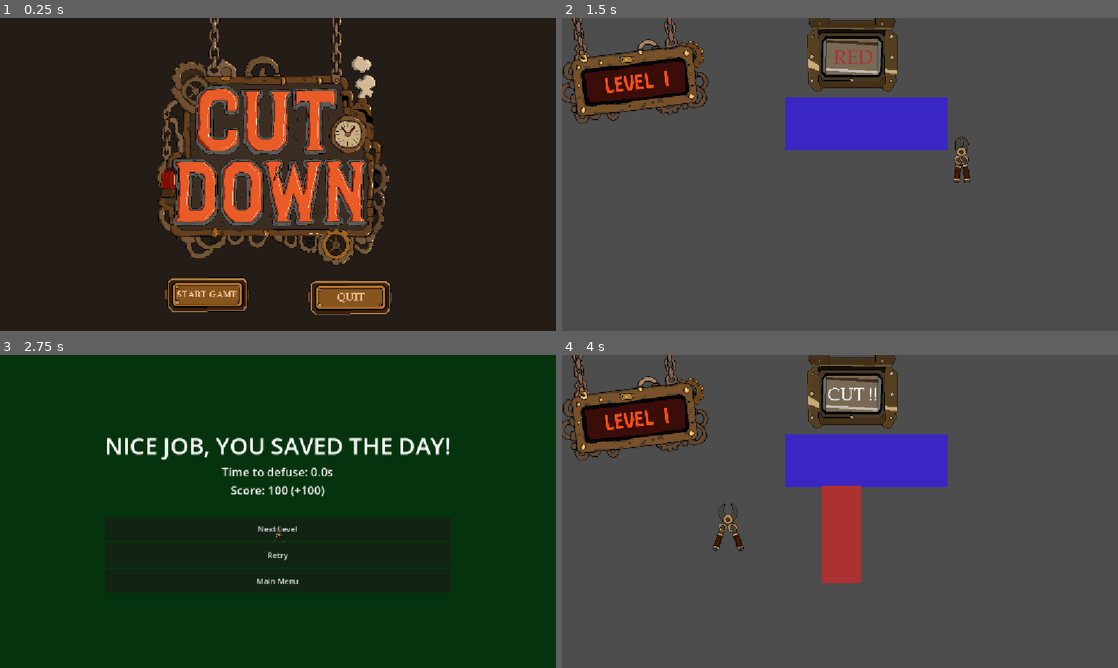
Above: before the commit, frames 1-4 (two rows, left to right).
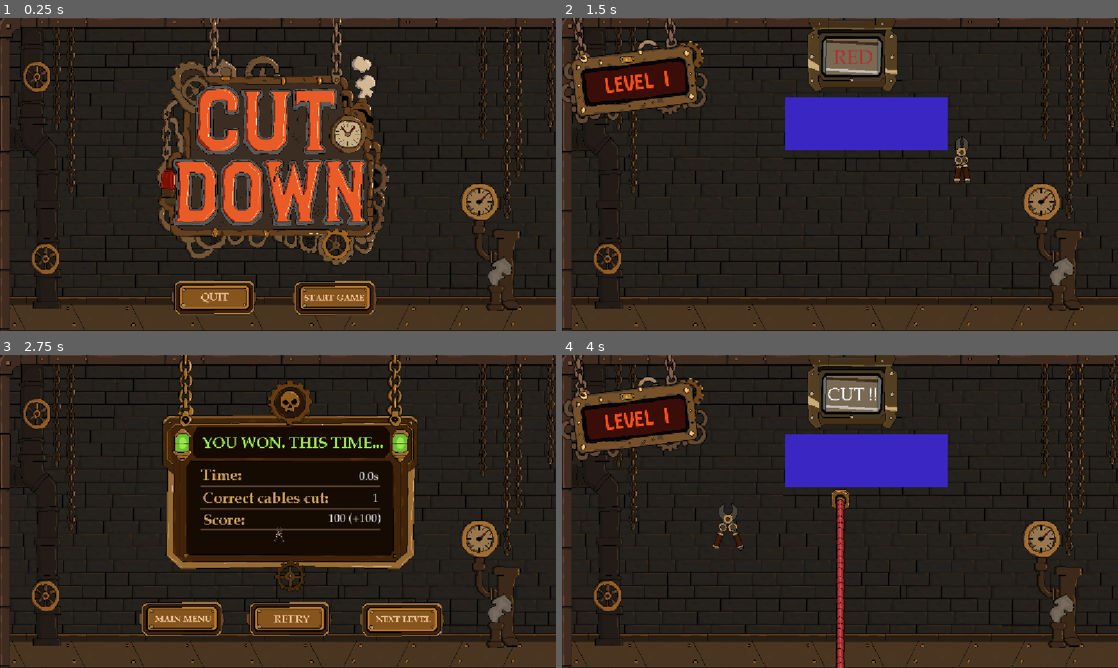
Above: after the commit, the same moments.

Repository: Coleim/cut_down_gmtk_2026
Game: Godot game, scene res://scenes/main_menu/MainMenu.tscn
Two runs of this game, one before a commit and one after it. Both use one fixed random seed, a clock stepped at 60 frames per second and the inputs below.
Inputs (mouse positions are in pixels of both pictures, inside the frame that each line leads up to; where the layout moved, square brackets give the same spot in the first picture):
- Up to frame 1 (0.25 s): no input
- Up to frame 2 (1.5 s): click (895, 299) [767, 296] at 0.5 s; tap Enter at 1.25 s; move the mouse to (962, 158) at 1.27 s; click (962, 158) at 1.42 s
- Up to frame 3 (2.75 s): click (278, 533) at 2.02 s
- Up to frame 4 (4 s): click (862, 621) [840, 555] at 2.75 s; tap Space at 3.5 s; move the mouse to (728, 527) at 3.52 s; click (728, 527) at 3.67 s

The runs differ from the first frame. In frame 1, 18% of the frame differs, in the area x 0-100%, y 0-100%; in frame 2, 86%; in frame 3, 93%; in frame 4, 86%.

Commit message:
Add cut cubles game manager + assets

Diff:
--- /dev/null
+++ b/assets/fonts/palatino.tres
@@ -0,0 +1,6 @@
+[gd_resource type="Theme" format=3]
+
+[ext_resource type="FontFile" path="res://assets/fonts/Palatino.ttc" id="1"]
+
+[resource]
+default_font = ExtResource("1")
--- a/project.godot
+++ b/project.godot
@@ -23,9 +23,10 @@
 
 [display]
 
-window/size/mode=2
+window/size/viewport_width=1152
+window/size/viewport_height=648
 window/stretch/mode="canvas_items"
-window/stretch/aspect="expand"
+window/stretch/aspect="keep"
 
 [physics]
 
--- a/scenes/game/Cable.tscn
+++ b/scenes/game/Cable.tscn
@@ -1,8 +1,92 @@
-[gd_scene load_steps=2 format=3 uid="uid://cable_scene"]
+[gd_scene format=3 uid="uid://ppb4t64ashe6"]
 
-[ext_resource type="Script" path="res://scripts/game/Cable.gd" id="1"]
+[ext_resource type="Script" uid="uid://d2wpv0xxtufgs" path="res://scripts/game/Cable.gd" id="1"]
+[ext_resource type="Texture2D" uid="uid://cpo6h6svj137g" path="res://assets/sprites/Cables.png" id="2_bhg84"]
 
-[node name="Cable" type="Control"]
+[sub_resource type="AtlasTexture" id="AtlasTexture_full_red"]
+atlas = ExtResource("2_bhg84")
+region = Rect2(0, 600, 50, 600)
+
+[sub_resource type="AtlasTexture" id="AtlasTexture_full_blue"]
+atlas = ExtResource("2_bhg84")
+region = Rect2(0, 2400, 50, 600)
+
+[sub_resource type="AtlasTexture" id="AtlasTexture_full_green"]
+atlas = ExtResource("2_bhg84")
+region = Rect2(0, 0, 50, 600)
+
+[sub_resource type="AtlasTexture" id="AtlasTexture_full_yellow"]
+atlas = ExtResource("2_bhg84")
+region = Rect2(0, 1800, 50, 600)
+
+[sub_resource type="AtlasTexture" id="AtlasTexture_full_purple"]
+atlas = ExtResource("2_bhg84")
+region = Rect2(0, 1200, 50, 600)
+
+[sub_resource type="AtlasTexture" id="AtlasTexture_cut_red"]
+atlas = ExtResource("2_bhg84")
+region = Rect2(0, 3600, 50, 600)
+
+[sub_resource type="AtlasTexture" id="AtlasTexture_cut_blue"]
+atlas = ExtResource("2_bhg84")
+region = Rect2(0, 5400, 50, 600)
+
+[sub_resource type="AtlasTexture" id="AtlasTexture_cut_green"]
+atlas = ExtResource("2_bhg84")
+region = Rect2(0, 3000, 50, 600)
+
+[sub_resource type="AtlasTexture" id="AtlasTexture_cut_yellow"]
+atlas = ExtResource("2_bhg84")
+region = Rect2(0, 4200, 50, 600)
+
+[sub_resource type="AtlasTexture" id="AtlasTexture_cut_purple"]
+atlas = ExtResource("2_bhg84")
+region = Rect2(0, 4800, 50, 600)
+
+[sub_resource type="SpriteFrames" id="SpriteFrames_vdwqs"]
+animations = [{
+"frames": [{
+"duration": 1.0,
+"texture": SubResource("AtlasTexture_cut_red")
+}, {
+"duration": 1.0,
+"texture": SubResource("AtlasTexture_cut_blue")
+}, {
+"duration": 1.0,
+"texture": SubResource("AtlasTexture_cut_green")
+}, {
+"duration": 1.0,
+"texture": SubResource("AtlasTexture_cut_yellow")
+}, {
+"duration": 1.0,
+"texture": SubResource("AtlasTexture_cut_purple")
+}],
+"loop": 1,
+"name": &"cut",
+"speed": 5.0
+}, {
+"frames": [{
+"duration": 1.0,
+"texture": SubResource("AtlasTexture_full_red")
+}, {
+"duration": 1.0,
+"texture": SubResource("AtlasTexture_full_blue")
+}, {
+"duration": 1.0,
+"texture": SubResource("AtlasTexture_full_green")
+}, {
+"duration": 1.0,
+"texture": SubResource("AtlasTexture_full_yellow")
+}, {
+"duration": 1.0,
+"texture": SubResource("AtlasTexture_full_purple")
+}],
+"loop": 1,
+"name": &"full",
+"speed": 5.0
+}]
+
+[node name="Cable" type="Control" unique_id=1600611072]
 custom_minimum_size = Vector2(80, 200)
 layout_mode = 3
 anchors_preset = 0
@@ -10,18 +94,7 @@
 offset_bottom = 200.0
 script = ExtResource("1")
 
-[node name="ColorRect" type="ColorRect" parent="."]
-layout_mode = 1
-anchors_preset = 15
-anchor_right = 1.0
-anchor_bottom = 1.0
-color = Color(1, 0, 0, 1)
-mouse_filter = 2
-
-[node name="Button" type="Button" parent="."]
-layout_mode = 1
-anchors_preset = 15
-anchor_right = 1.0
-anchor_bottom = 1.0
-flat = true
-text = ""
+[node name="Cables" type="AnimatedSprite2D" parent="." unique_id=254386696]
+position = Vector2(38, 301)
+sprite_frames = SubResource("SpriteFrames_vdwqs")
+animation = &"full"
--- a/scenes/game/Game.tscn
+++ b/scenes/game/Game.tscn
@@ -2,6 +2,7 @@
 
 [ext_resource type="Script" uid="uid://cvv4ng5kmkiyg" path="res://scripts/game/Game.gd" id="1"]
 [ext_resource type="Texture2D" uid="uid://dtaj0ekvfxaq6" path="res://assets/sprites/Color_Selector.png" id="2_365ku"]
+[ext_resource type="Texture2D" uid="uid://dw427rckeglpe" path="res://assets/sprites/Backgrounds.png" id="2_gg4pt"]
 [ext_resource type="Texture2D" uid="uid://dwrcmjaeop3q0" path="res://assets/sprites/LevelPanel.png" id="2_vrspl"]
 [ext_resource type="Texture2D" uid="uid://cy48yyfawapmq" path="res://assets/sprites/Colors.png" id="3_gg4pt"]
 [ext_resource type="Texture2D" uid="uid://ccamhedq7wa42" path="res://assets/sprites/CutText.png" id="3_wnrko"]
@@ -86,6 +87,10 @@
 atlas = ExtResource("6_365ku")
 region = Rect2(0, 1600, 300, 200)
 
+[sub_resource type="AtlasTexture" id="AtlasTexture_ysuoy"]
+atlas = ExtResource("6_365ku")
+region = Rect2(0, 1800, 300, 200)
+
 [sub_resource type="SpriteFrames" id="SpriteFrames_vdwqs"]
 animations = [{
 "frames": [{
@@ -115,6 +120,9 @@
 }, {
 "duration": 1.0,
 "texture": SubResource("AtlasTexture_pbrru")
+}, {
+"duration": 1.0,
+"texture": SubResource("AtlasTexture_ysuoy")
 }],
 "loop": 1,
 "name": &"default",
@@ -125,6 +133,10 @@
 script = ExtResource("1")
 
 [node name="CountdownTimer" type="Timer" parent="." unique_id=874794337]
+
+[node name="Sprite2D" type="Sprite2D" parent="." unique_id=1191058118]
+position = Vector2(576, 324)
+texture = ExtResource("2_gg4pt")
 
 [node name="ColorSelector" type="Sprite2D" parent="." unique_id=1712473233]
 position = Vector2(607, 89)
@@ -189,6 +201,6 @@
 offset_left = 329.0
 offset_top = 272.0
 offset_right = 829.0
-offset_bottom = 472.0
+offset_bottom = 652.0
 grow_horizontal = 2
 alignment = 1
--- a/scenes/game_over/GameOver.tscn
+++ b/scenes/game_over/GameOver.tscn
@@ -1,54 +1,83 @@
-[gd_scene load_steps=2 format=3 uid="uid://game_over_scene"]
+[gd_scene format=3 uid="uid://0ee3esu6ttyx"]
 
-[ext_resource type="Script" path="res://scripts/game_over/GameOver.gd" id="1"]
+[ext_resource type="Script" uid="uid://dxlsf1grshnrv" path="res://scripts/game_over/GameOver.gd" id="1"]
+[ext_resource type="Theme" path="res://assets/fonts/palatino.tres" id="2"]
+[ext_resource type="Texture2D" uid="uid://dkyxny3c6ynh4" path="res://assets/sprites/Retry.png" id="3_b1at3"]
+[ext_resource type="Texture2D" uid="uid://dw427rckeglpe" path="res://assets/sprites/Backgrounds.png" id="3_vkuhb"]
+[ext_resource type="Texture2D" uid="uid://cjvf0iciql377" path="res://assets/sprites/MainMenu.png" id="4_j7ijp"]
+[ext_resource type="Texture2D" uid="uid://c83uvrfu6dndw" path="res://assets/sprites/GameOverScreen.png" id="5_j7ijp"]
 
-[node name="GameOver" type="Control"]
+[node name="GameOver" type="Control" unique_id=994339648]
 layout_mode = 3
 anchors_preset = 15
 anchor_right = 1.0
 anchor_bottom = 1.0
+grow_horizontal = 2
+grow_vertical = 2
+theme = ExtResource("2")
 script = ExtResource("1")
 
-[node name="Background" type="ColorRect" parent="."]
+[node name="Background" type="ColorRect" parent="." unique_id=1411014697]
 layout_mode = 1
 anchors_preset = 15
 anchor_right = 1.0
 anchor_bottom = 1.0
+grow_horizontal = 2
+grow_vertical = 2
+mouse_filter = 2
 color = Color(0.25, 0.02, 0.02, 1)
-mouse_filter = 2
 
-[node name="CenterContainer" type="CenterContainer" parent="."]
-layout_mode = 1
-anchors_preset = 15
-anchor_right = 1.0
-anchor_bottom = 1.0
+[node name="Sprite2D2" type="Sprite2D" parent="." unique_id=1108687920]
+position = Vector2(576, 324)
+texture = ExtResource("3_vkuhb")
 
-[node name="VBoxContainer" type="VBoxContainer" parent="CenterContainer"]
-layout_mode = 2
-alignment = 1
+[node name="RetryButton" type="TextureButton" parent="." unique_id=359381576]
+layout_mode = 0
+offset_left = 649.0
+offset_top = 520.0
+offset_right = 849.0
+offset_bottom = 620.0
+texture_normal = ExtResource("3_b1at3")
 
-[node name="Title" type="Label" parent="CenterContainer/VBoxContainer"]
-layout_mode = 2
-theme_override_font_sizes/font_size = 48
-horizontal_alignment = 1
-text = "BOOM!"
+[node name="MenuButton" type="TextureButton" parent="." unique_id=1625796577]
+layout_mode = 0
+offset_left = 331.0
+offset_top = 524.0
+offset_right = 531.0
+offset_bottom = 624.0
+texture_normal = ExtResource("4_j7ijp")
 
-[node name="ScoreLabel" type="Label" parent="CenterContainer/VBoxContainer"]
-layout_mode = 2
-horizontal_alignment = 1
+[node name="Sprite2D" type="Sprite2D" parent="." unique_id=1315662492]
+position = Vector2(578, 326.00003)
+scale = Vector2(1.14375, 1.1383333)
+texture = ExtResource("5_j7ijp")
+
+[node name="ScoreLabel" type="Label" parent="." unique_id=984052080]
+layout_mode = 0
+offset_left = 674.0
+offset_top = 343.0
+offset_right = 765.0
+offset_bottom = 377.0
 theme_override_font_sizes/font_size = 24
-text = "Score: 0"
+text = "0"
+horizontal_alignment = 2
 
-[node name="Spacer" type="Control" parent="CenterContainer/VBoxContainer"]
-custom_minimum_size = Vector2(0, 30)
-layout_mode = 2
+[node name="TimeLabel" type="Label" parent="." unique_id=1900152695]
+layout_mode = 0
+offset_left = 673.0
+offset_top = 251.0
+offset_right = 764.0
+offset_bottom = 285.0
+theme_override_font_sizes/font_size = 24
+text = "0"
+horizontal_alignment = 2
 
-[node name="RetryButton" type="Button" parent="CenterContainer/VBoxContainer"]
-layout_mode = 2
-custom_minimum_size = Vector2(200, 50)
-text = "Retry"
-
-[node name="MenuButton" type="Button" parent="CenterContainer/VBoxContainer"]
-layout_mode = 2
-custom_minimum_size = Vector2(200, 50)
-text = "Main Menu"
+[node name="CableCutLabel" type="Label" parent="." unique_id=1137476949]
+layout_mode = 0
+offset_left = 672.0
+offset_top = 300.0
+offset_right = 763.0
+offset_bottom = 334.0
+theme_override_font_sizes/font_size = 24
+text = "0"
+horizontal_alignment = 2
--- a/scenes/level_complete/LevelComplete.tscn
+++ b/scenes/level_complete/LevelComplete.tscn
@@ -1,65 +1,95 @@
-[gd_scene load_steps=2 format=3 uid="uid://level_complete_scene"]
+[gd_scene format=3 uid="uid://dk6y0vfacdrni"]
 
-[ext_resource type="Script" path="res://scripts/level_complete/LevelComplete.gd" id="1"]
+[ext_resource type="Script" uid="uid://2ove20yyuxs5" path="res://scripts/level_complete/LevelComplete.gd" id="1"]
+[ext_resource type="Theme" path="res://assets/fonts/palatino.tres" id="2"]
+[ext_resource type="Texture2D" uid="uid://itl5ubc3v4l4" path="res://assets/sprites/NextLevel.png" id="3_5fysh"]
+[ext_resource type="Texture2D" uid="uid://dw427rckeglpe" path="res://assets/sprites/Backgrounds.png" id="3_iker6"]
+[ext_resource type="Texture2D" uid="uid://x7b14ue7jve" path="res://assets/sprites/WinScreen.png" id="4_iker6"]
+[ext_resource type="Texture2D" uid="uid://dkyxny3c6ynh4" path="res://assets/sprites/Retry.png" id="5_3v1pp"]
+[ext_resource type="Texture2D" uid="uid://cjvf0iciql377" path="res://assets/sprites/MainMenu.png" id="6_6l6t8"]
 
-[node name="LevelComplete" type="Control"]
+[node name="LevelComplete" type="Control" unique_id=121629334]
 layout_mode = 3
 anchors_preset = 15
 anchor_right = 1.0
 anchor_bottom = 1.0
+grow_horizontal = 2
+grow_vertical = 2
+theme = ExtResource("2")
 script = ExtResource("1")
 
-[node name="Background" type="ColorRect" parent="."]
+[node name="Background" type="ColorRect" parent="." unique_id=165661639]
 layout_mode = 1
 anchors_preset = 15
 anchor_right = 1.0
 anchor_bottom = 1.0
+grow_horizontal = 2
+grow_vertical = 2
+mouse_filter = 2
 color = Color(0.02, 0.2, 0.05, 1)
-mouse_filter = 2
 
-[node name="CenterContainer" type="CenterContainer" parent="."]
-layout_mode = 1
-anchors_preset = 15
-anchor_right = 1.0
-anchor_bottom = 1.0
+[node name="Sprite2D" type="Sprite2D" parent="Background" unique_id=2113066845]
+position = Vector2(576, 324)
+texture = ExtResource("3_iker6")
 
-[node name="VBoxContainer" type="VBoxContainer" parent="CenterContainer"]
-layout_mode = 2
-alignment = 1
+[node name="Sprite2D" type="Sprite2D" parent="." unique_id=1468436828]
+position = Vector2(590.00006, 312)
+scale = Vector2(1.1316667, 1.1316667)
+texture = ExtResource("4_iker6")
 
-[node name="Title" type="Label" parent="CenterContainer/VBoxContainer"]
-layout_mode = 2
-theme_override_font_sizes/font_size = 48
-horizontal_alignment = 1
-text = "NICE JOB, YOU SAVED THE DAY!"
+[node name="NextButton" type="TextureButton" parent="." unique_id=1034269780]
+custom_minimum_size = Vector2(200, 50)
+layout_mode = 0
+offset_left = 734.0
+offset_top = 499.0
+offset_right = 939.0
+offset_bottom = 599.0
+texture_normal = ExtResource("3_5fysh")
 
-[node name="TimeLabel" type="Label" parent="CenterContainer/VBoxContainer"]
-layout_mode = 2
-horizontal_alignment = 1
+[node name="RetryButton" type="TextureButton" parent="." unique_id=279060897]
+custom_minimum_size = Vector2(200, 50)
+layout_mode = 0
+offset_left = 501.0
+offset_top = 498.0
+offset_right = 733.0
+offset_bottom = 598.0
+texture_normal = ExtResource("5_3v1pp")
+
+[node name="MenuButton" type="TextureButton" parent="." unique_id=412036947]
+custom_minimum_size = Vector2(200, 50)
+layout_mode = 0
+offset_left = 278.0
+offset_top = 498.0
+offset_right = 483.0
+offset_bottom = 598.0
+texture_normal = ExtResource("6_6l6t8")
+
+[node name="TimeLabel" type="Label" parent="." unique_id=365093774]
+layout_mode = 0
+offset_left = 738.0
+offset_top = 239.0
+offset_right = 784.0
+offset_bottom = 287.0
 theme_override_font_sizes/font_size = 24
-text = "Time to defuse: 0.0s"
+text = "0.0s"
+horizontal_alignment = 2
 
-[node name="ScoreLabel" type="Label" parent="CenterContainer/VBoxContainer"]
-layout_mode = 2
-horizontal_alignment = 1
+[node name="ScoreLabel" type="Label" parent="." unique_id=238468169]
+layout_mode = 0
+offset_left = 680.0
+offset_top = 326.0
+offset_right = 786.0
+offset_bottom = 353.0
 theme_override_font_sizes/font_size = 24
-text = "Score: 0"
+text = "%d (+%d)"
+horizontal_alignment = 2
 
-[node name="Spacer" type="Control" parent="CenterContainer/VBoxContainer"]
-custom_minimum_size = Vector2(0, 30)
-layout_mode = 2
-
-[node name="NextButton" type="Button" parent="CenterContainer/VBoxContainer"]
-layout_mode = 2
-custom_minimum_size = Vector2(200, 50)
-text = "Next Level"
-
-[node name="RetryButton" type="Button" parent="CenterContainer/VBoxContainer"]
-layout_mode = 2
-custom_minimum_size = Vector2(200, 50)
-text = "Retry"
-
-[node name="MenuButton" type="Button" parent="CenterContainer/VBoxContainer"]
-layout_mode = 2
-custom_minimum_size = Vector2(200, 50)
-text = "Main Menu"
+[node name="CableCutLabel" type="Label" parent="." unique_id=502000727]
+layout_mode = 0
+offset_left = 693.0
+offset_top = 284.0
+offset_right = 784.0
+offset_bottom = 318.0
+theme_override_font_sizes/font_size = 24
+text = "0"
+horizontal_alignment = 2
--- a/scenes/main_menu/MainMenu.tscn
+++ b/scenes/main_menu/MainMenu.tscn
@@ -1,6 +1,7 @@
 [gd_scene format=3 uid="uid://riaa13qx1x3b"]
 
 [ext_resource type="Script" uid="uid://bb7t7kxxcgc7a" path="res://scripts/main_menu/MainMenu.gd" id="1"]
+[ext_resource type="Texture2D" uid="uid://dw427rckeglpe" path="res://assets/sprites/Backgrounds.png" id="2_f1mbi"]
 [ext_resource type="Texture2D" uid="uid://uolhcuixnycv" path="res://assets/sprites/HomePageLogo.png" id="2_qmweu"]
 [ext_resource type="Texture2D" uid="uid://bfyk6p6fbrril" path="res://assets/sprites/Start.png" id="3_f1mbi"]
 [ext_resource type="Texture2D" uid="uid://bekdewgblulkk" path="res://assets/sprites/Quit.png" id="4_oitky"]
@@ -24,6 +25,10 @@
 mouse_filter = 2
 color = Color(0.14, 0.11, 0.09, 1)
 
+[node name="Sprite2D" type="Sprite2D" parent="Background" unique_id=1998553783]
+position = Vector2(576, 324)
+texture = ExtResource("2_f1mbi")
+
 [node name="Sprite2D" type="Sprite2D" parent="." unique_id=450342072]
 position = Vector2(561.99994, 253.99997)
 scale = Vector2(0.84117645, 0.84117645)
@@ -31,16 +36,16 @@
 
 [node name="StartButton" type="TextureButton" parent="." unique_id=1033264887]
 layout_mode = 0
-offset_left = 331.0
-offset_top = 524.0
-offset_right = 531.0
-offset_bottom = 624.0
+offset_left = 595.0
+offset_top = 531.0
+offset_right = 795.0
+offset_bottom = 631.0
 texture_normal = ExtResource("3_f1mbi")
 
 [node name="QuitButton" type="TextureButton" parent="." unique_id=1404274333]
 layout_mode = 0
-offset_left = 627.0
+offset_left = 345.0
 offset_top = 530.0
-offset_right = 827.0
+offset_right = 545.0
 offset_bottom = 630.0
 texture_normal = ExtResource("4_oitky")
--- a/scripts/autoload/CursorManager.gd
+++ b/scripts/autoload/CursorManager.gd
@@ -8,7 +8,7 @@
 
 
 func _ready() -> void:
-	Input.mouse_mode = Input.MOUSE_MODE_HIDDEN
+	#Input.mouse_mode = Input.MOUSE_MODE_HIDDEN
 
 	_cursor = AnimatedSprite2D.new()
 	_cursor.z_index = 100
@@ -29,11 +29,11 @@
 
 	var frame0 := AtlasTexture.new()
 	frame0.atlas = texture
-	frame0.region = Rect2(0, 0, 100, 100)   # frame 1 = closed
+	frame0.region = Rect2(0, 0, 99, 99)   # frame 1 = closed
 
 	var frame1 := AtlasTexture.new()
 	frame1.atlas = texture
-	frame1.region = Rect2(0, 100, 100, 100) # frame 2 = open
+	frame1.region = Rect2(0, 101, 100, 100) # frame 2 = open
 
 	frames.add_animation("default")
 	frames.set_animation_loop("default", false)
--- a/scripts/autoload/GameManager.gd
+++ b/scripts/autoload/GameManager.gd
@@ -21,21 +21,22 @@
 
 # Per-level config: [displayed_count, cut_count, time_limit]
 const LEVEL_CONFIG: Array = [
-	[1, 1, 20.0], # Level 1
-	[2, 2, 20.0], # Level 2
-	[3, 3, 20.0], # Level 3
-	[4, 3, 20.0], # Level 4
-	[4, 4, 20.0], # Level 5
-	[5, 3, 20.0], # Level 6
-	[5, 4, 20.0], # Level 7
-	[5, 5, 20.0], # Level 8
-	[5, 5, 10.0], # Level 9 (same as 8 but 10s less)
+	[1, 1, 10.0], # Level 1
+	[2, 2, 10.0], # Level 2
+	[3, 3, 10.0], # Level 3
+	[4, 3, 10.0], # Level 4
+	[4, 4, 10.0], # Level 5
+	[5, 3, 10.0], # Level 6
+	[5, 4, 10.0], # Level 7
+	[5, 5, 10.0], # Level 8
+	[5, 5, 5.0],  # Level 9 (last level, 5 seconds)
 ]
 
 var current_level: int = 1
 var score: int = 0
 var last_time_taken: float = 0.0
 var last_score_gained: int = 0
+var last_cables_cut: int = 0
 
 
 func reset_game() -> void:
@@ -44,7 +45,7 @@
 
 
 func _get_config(level: int) -> Array:
-	var idx := clampi(level - 1, 0, LEVEL_CONFIG.size() - 1)
+	var idx := mini(level - 1, LEVEL_CONFIG.size() - 1)
 	return LEVEL_CONFIG[idx]
 
 
@@ -99,6 +100,7 @@
 
 func win_level(time_taken: float) -> void:
 	last_time_taken = time_taken
+	last_cables_cut = get_cut_count(current_level)
 	last_score_gained = current_level * 100
 	score += last_score_gained
 	level_won.emit(current_level)
@@ -108,5 +110,7 @@
 	current_level += 1
 
 
-func lose_level() -> void:
+func lose_level(time_taken: float, cables_cut: int) -> void:
+	last_time_taken = time_taken
+	last_cables_cut = cables_cut
 	level_lost.emit(current_level)
--- a/scripts/autoload/SoundManager.gd
+++ b/scripts/autoload/SoundManager.gd
@@ -37,9 +37,14 @@
 		print("[SoundManager] (placeholder) play sfx: %s" % sound_name)
 
 
-func play_music(sound_name: String) -> void:
+func play_music(sound_name: String, loop: bool = false) -> void:
 	var stream: AudioStream = sounds.get(sound_name)
+	if stream == null:
+		# Try loading directly by path convention
+		stream = load("res://assets/music/%s.mp3" % sound_name)
 	if stream:
+		if stream is AudioStreamMP3:
+			(stream as AudioStreamMP3).loop = loop
 		_music_player.stream = stream
 		_music_player.play()
 	else:
--- a/scripts/game/Cable.gd
+++ b/scripts/game/Cable.gd
@@ -1,37 +1,32 @@
 extends Control
 class_name Cable
 
-## A single cuttable cable. Emits `cut` when clicked (only once).
-
 signal cut(cable: Cable)
 
-@export var cable_color: Color = Color.WHITE:
-	set(value):
-		cable_color = value
-		if is_node_ready():
-			_update_visual()
-
+@export var cable_color: Color = Color.WHITE
 var color_name: String = ""
+var color_index: int = 0
 var is_cut: bool = false
 
-@onready var _rect: ColorRect = $ColorRect
-@onready var _button: Button = $Button
+@onready var _sprite: AnimatedSprite2D = $Cables
 
 
 func _ready() -> void:
-	_update_visual()
-	_button.pressed.connect(_on_pressed)
+	_sprite.animation = "full"
+	_sprite.stop()
 
 
-func _update_visual() -> void:
-	if _rect:
-		_rect.color = cable_color
+func set_frame(idx: int) -> void:
+	color_index = idx
+	_sprite.frame = idx
 
 
-func _on_pressed() -> void:
-	if is_cut:
-		return
-	is_cut = true
-	_rect.color = Color.WHITE
-	_button.disabled = true
-	cut.emit(self)
+func _gui_input(event: InputEvent) -> void:
+	if event is InputEventMouseButton and event.button_index == MOUSE_BUTTON_LEFT and event.pressed:
+		if is_cut:
+			return
+		is_cut = true
+		_sprite.animation = "cut"
+		_sprite.stop()
+		_sprite.frame = color_index
+		cut.emit(self)
--- a/scripts/game/Game.gd
+++ b/scripts/game/Game.gd
@@ -45,12 +45,12 @@
 	_countdown_timer.timeout.connect(_on_countdown_tick)
 	_countdown_timer.start()
 
-	SoundManager.play_music("bomb_ambience")
+	SoundManager.play_music("click_bomb", true)
 
 
 func _setup_level_sprite() -> void:
 	_level_sprite.animation = "default"
-	_level_sprite.frame = clampi(GameManager.current_level - 1, 0, 8)
+	_level_sprite.frame = clampi(GameManager.current_level - 1, 0, 8) if GameManager.current_level <= 9 else 9
 
 
 func _spawn_cables() -> void:
@@ -62,10 +62,16 @@
 
 	for entry in shuffled:
 		var cable: Cable = CABLE_SCENE.instantiate()
-		_cables_container.add_child(cable)
 		cable.cable_color = entry["color"]
 		cable.color_name = entry["name"]
+		cable.color_index = entry["color_index"]
+		_cables_container.add_child(cable)
+		cable.set_frame(entry["color_index"])
 		cable.cut.connect(_on_cable_cut)
+
+		print("cable_color: ", cable.cable_color)
+		print("color_name: ", cable.color_name)
+		print("color_index: ", cable.color_index)
 
 
 func _on_cable_cut(cable: Cable) -> void:
@@ -98,6 +104,7 @@
 func _win_level() -> void:
 	_level_ended = true
 	_countdown_timer.stop()
+	SoundManager.stop_music()
 	SoundManager.play_sfx("win")
 	var time_limit: float = GameManager.get_time_limit(GameManager.current_level)
 	var time_taken: float = time_limit - _time_left
@@ -108,7 +115,10 @@
 func _explode() -> void:
 	_level_ended = true
 	_countdown_timer.stop()
+	SoundManager.stop_music()
 	SoundManager.play_sfx("explosion")
 	_bomb_rect.color = Color.BLACK
-	GameManager.lose_level()
+	var time_limit: float = GameManager.get_time_limit(GameManager.current_level)
+	var time_taken: float = time_limit - _time_left
+	GameManager.lose_level(time_taken, _cut_index)
 	get_tree().change_scene_to_file("res://scenes/game_over/GameOver.tscn")
--- a/scripts/game_over/GameOver.gd
+++ b/scripts/game_over/GameOver.gd
@@ -1,12 +1,16 @@
 extends Control
 
-@onready var _score_label: Label = $CenterContainer/VBoxContainer/ScoreLabel
-@onready var _retry_button: Button = $CenterContainer/VBoxContainer/RetryButton
-@onready var _menu_button: Button = $CenterContainer/VBoxContainer/MenuButton
+@onready var _score_label: Label = $ScoreLabel
+@onready var _time_label: Label = $TimeLabel
+@onready var _cablecut_label: Label = $CableCutLabel
+@onready var _retry_button: TextureButton = $RetryButton
+@onready var _menu_button: TextureButton = $MenuButton
 
 
 func _ready() -> void:
-	_score_label.text = "Score: %d" % GameManager.score
+	_score_label.text = "%d" % GameManager.score
+	_time_label.text = "%.1fs" % GameManager.last_time_taken
+	_cablecut_label.text = "%d" % GameManager.last_cables_cut
 	_retry_button.pressed.connect(_on_retry_pressed)
 	_menu_button.pressed.connect(_on_menu_pressed)
 
--- a/scripts/level_complete/LevelComplete.gd
+++ b/scripts/level_complete/LevelComplete.gd
@@ -1,15 +1,17 @@
 extends Control
 
-@onready var _time_label: Label = $CenterContainer/VBoxContainer/TimeLabel
-@onready var _score_label: Label = $CenterContainer/VBoxContainer/ScoreLabel
-@onready var _next_button: Button = $CenterContainer/VBoxContainer/NextButton
-@onready var _retry_button: Button = $CenterContainer/VBoxContainer/RetryButton
-@onready var _menu_button: Button = $CenterContainer/VBoxContainer/MenuButton
+@onready var _time_label: Label = $TimeLabel
+@onready var _score_label: Label = $ScoreLabel
+@onready var _cablecut_label: Label = $CableCutLabel
+@onready var _next_button: TextureButton = $NextButton
+@onready var _retry_button: TextureButton = $RetryButton
+@onready var _menu_button: TextureButton = $MenuButton
 
 
 func _ready() -> void:
-	_time_label.text = "Time to defuse: %.1fs" % GameManager.last_time_taken
-	_score_label.text = "Score: %d (+%d)" % [GameManager.score, GameManager.last_score_gained]
+	_time_label.text = "%.1fs" % GameManager.last_time_taken
+	_score_label.text = "%d (+%d)" % [GameManager.score, GameManager.last_score_gained]
+	_cablecut_label.text = "%d" % GameManager.last_cables_cut
 	_next_button.pressed.connect(_on_next_pressed)
 	_retry_button.pressed.connect(_on_retry_pressed)
 	_menu_button.pressed.connect(_on_menu_pressed)
Binary file added: assets/fonts/Palatino.ttc
Not shown, added: assets/fonts/Palatino.ttc.import
Not shown, added: assets/sprites/Backgrounds.png.import
Not shown, added: assets/sprites/Cables.png.import
Not shown, added: assets/sprites/GameOverScreen.png.import
Not shown, added: assets/sprites/WinScreen.png.import
